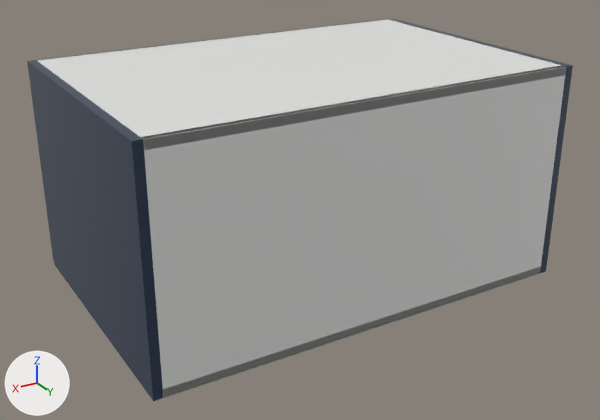
The glTF model storefront/public/cabinet-inventory/models/oppein-pb-bss-w361824.glb: old version first, new version second.
One viewpoint serves both versions: a 50 mm lens placed at (1.298, 1.116, 0.843), pointed at (0.467, -0.27, 0.15). Every picture has the same lights, and +X, +Y and +Z are marked at lower left. The first picture is the older version. Where no turn or scale is listed for an object, it has been applied to the vertices.

The first picture shows 'Cabinet back', 'Cabinet bottom', 'Cabinet side', 'Cabinet side.001', 'Cabinet top' and 2 more.
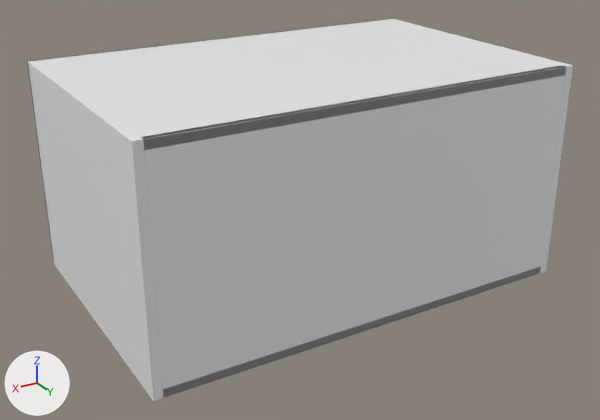
What changed in the scene script:
```text
Add mat_white_cabinet_carcass:
    mat_white_cabinet_carcass = principled_material('White cabinet carcass')
    mat_white_cabinet_carcass.base_color = (0.82, 0.83, 0.835)  # white #eaebec
    mat_white_cabinet_carcass.roughness = 0.48
Change me_cube:
    where me_cube.from_pydata(...)  # 56 vertices, 108 faces; spans x -0.009..0.009, y -0.293..0.293, z -0.229..0.229
    remove me_cube.materials.append(mat_supplier_finish___blue_single_shaker)  # dark blue #24364f
    add me_cube.materials.append(mat_white_cabinet_carcass)  # white #eaebec
Change me_cube_001:
    where me_cube_001.from_pydata(...)  # 56 vertices, 108 faces; spans x -0.009..0.009, y -0.293..0.293, z -0.229..0.229
    remove me_cube_001.materials.append(mat_supplier_finish___blue_single_shaker)  # dark blue #24364f
    add me_cube_001.materials.append(mat_white_cabinet_carcass)  # white #eaebec
```

Changed parts and their boxes (x1, y1, x2, y2) in the pictures (600 x 420 px):
'Cabinet side.001', recoloured (dark blue to white): (28, 61, 163, 401) in both
'Cabinet side', recoloured: (388, 19, 573, 273) in both
